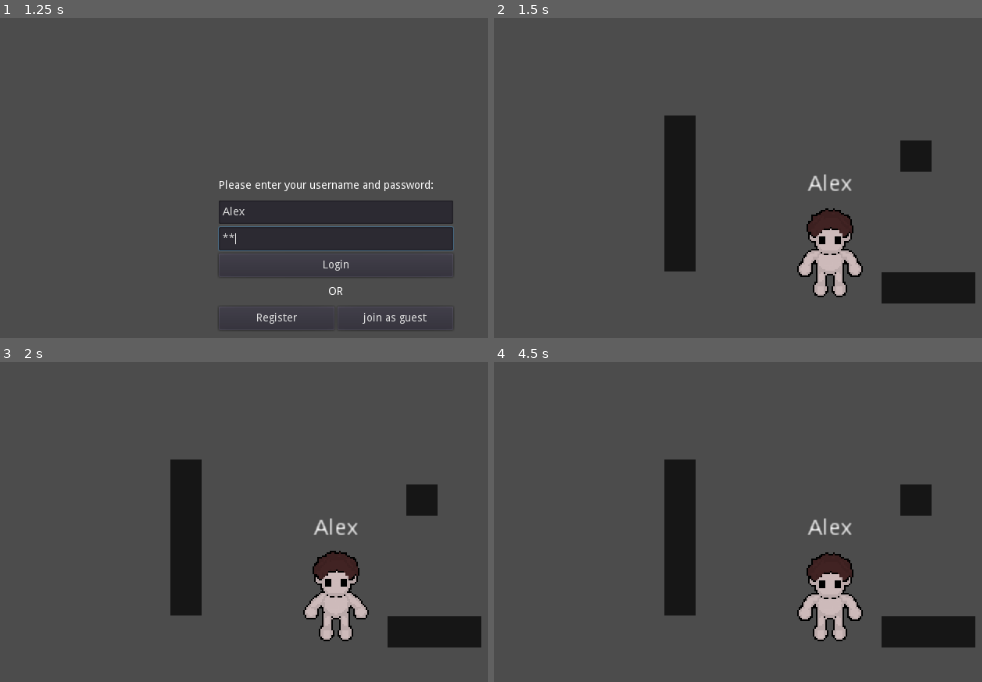
Above: before the commit, frames 1-4 (two rows, left to right).
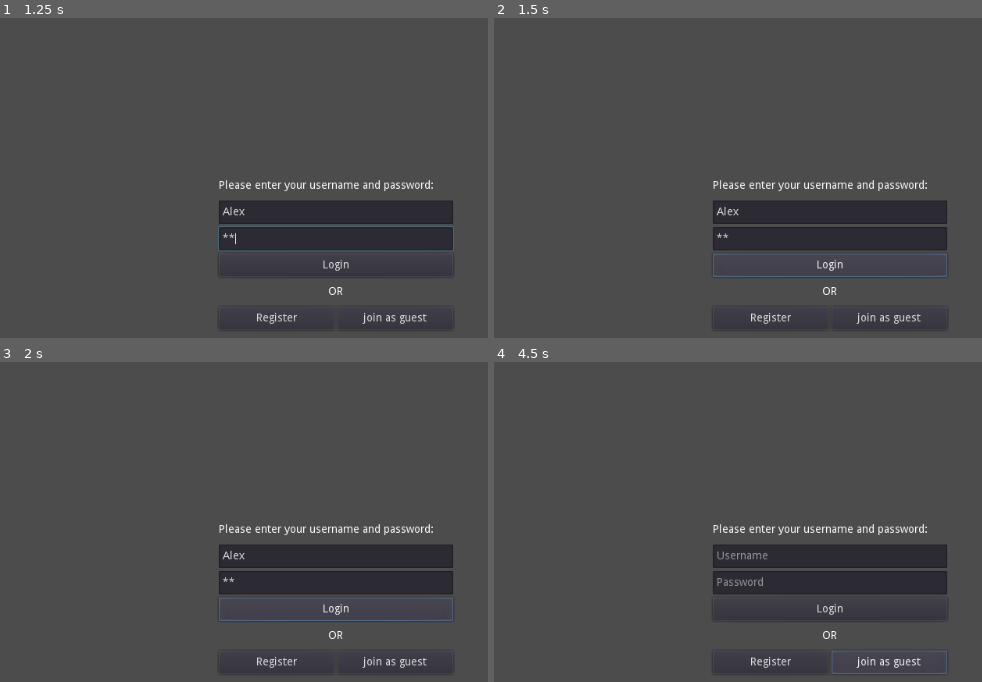
Above: after the commit, the same moments.

Repository: MinisX/Collaboration-Space
Game: Godot game, scene res://LoginScreen.tscn
Same seed, same stepped clock (60 frames per second), same inputs: the game is played once before the commit and once after it. The engine's default icon, where the game draws it, is replaced by a stand-in: a white triangle on a blue panel in a dark square.
Inputs (mouse positions are in pixels of both pictures, inside the frame that each line leads up to):
- Up to frame 1 (1.25 s): click (336, 213) at 0.52 s; type "Alex" at 0.6 s; click (336, 238) at 0.75 s; type "12" at 0.83 s
- Up to frame 2 (1.5 s): click "Login" at 1.25 s
- Up to frame 3 (2 s): no input
- Up to frame 4 (4.5 s): click (772, 662) at 2 s, where only the run after the commit has a clickable "Register"; click (830, 608) at 2.75 s, where only the run after the commit has a clickable "Register"; click (772, 662) at 3.5 s, where only the run after the commit has a clickable "Login"; click (889, 662) at 4.25 s, where only the run after the commit has a clickable "join as guest"

Frame 1 is identical in both runs. In frame 2, 15% of the frame differs, in the area x 34-99%, y 30-96%; in frame 3, 15%; in frame 4, 15%.
Error after the commit: Invalid set index 'participant_name' (on base: 'Node (Meeting.gd)') with value of type 'String'. (res://LoginScreen.gd:19)

Commit message:
Changed participant_name String to participant_data Dictionary

Diff:
--- a/Main Project/Meeting.gd
+++ b/Main Project/Meeting.gd
@@ -1,6 +1,10 @@
 extends Node
 
-var participant_name: String = "Participant"
+# participant data
+var participant_data: Dictionary = {
+	name = "name",
+	color = Color(1.0, 1.0, 1.0, 1.0)
+}
 
 func _ready() -> void:
 
